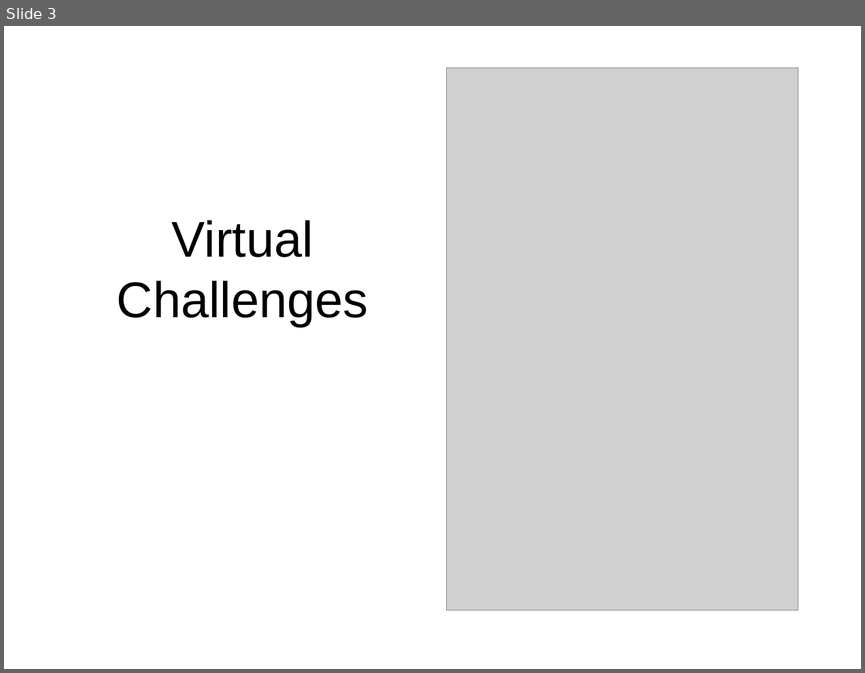
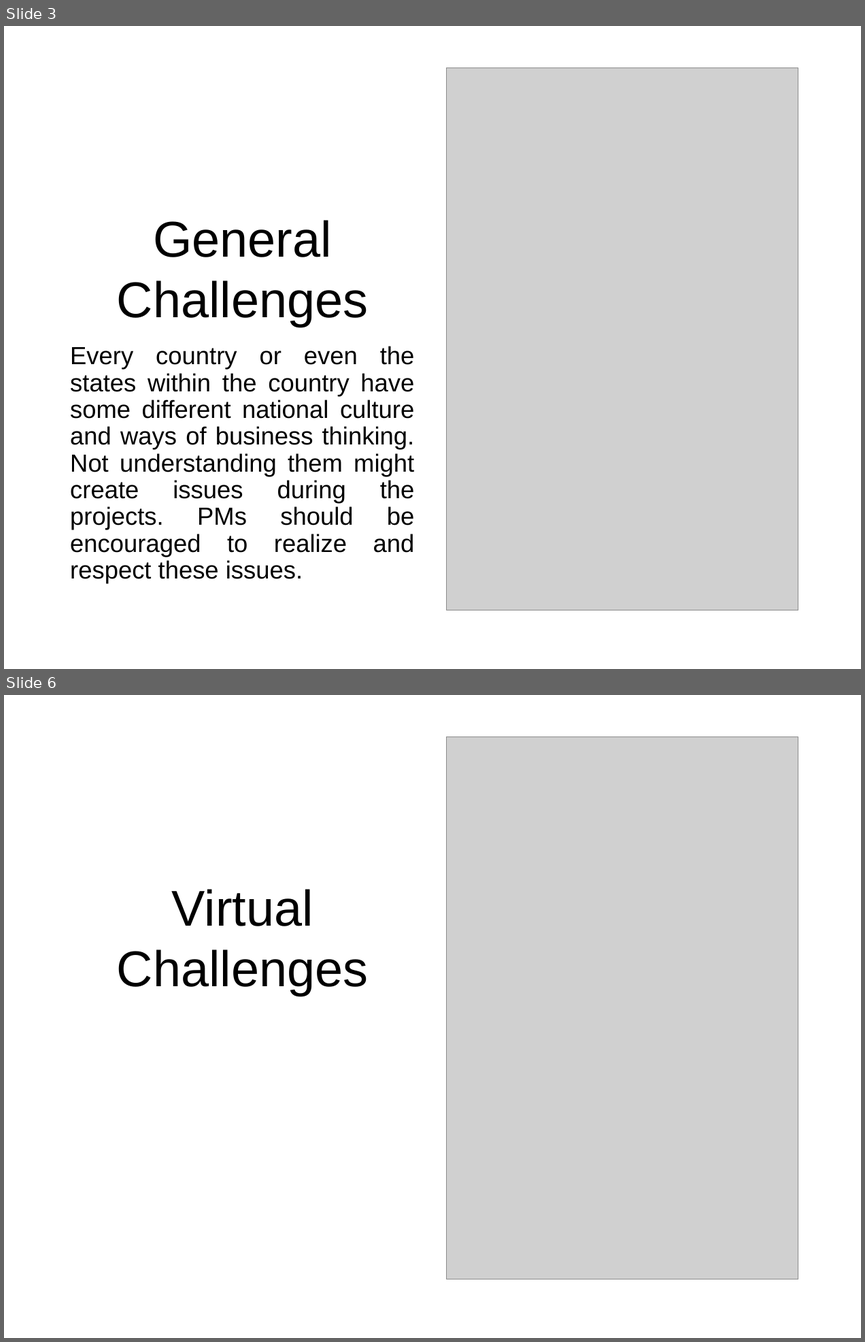
Before and after one commit to samiuljahan/IPM17, a slide deck: PPT.pptx. Shown one above the other, each under a label of ours: slide 3 before the commit, slides 3 and 6 after it; the slides between them are not shown. The pictures are 865x673 and 865x1342 pixels, drawn with LibreOffice and Linux fonts; fonts in the diff are those of the drawing; grey boxes stand for pictures. Boxes give left, top, right and bottom in pixels: in the first picture for what was removed or moved away, otherwise in the second. Text is boxed around its words. In the diff, an @@ line names an element or a change of style, - is before the commit and + after.

Commit message:
Updated the 'general challenges' section. Will be updated further

```diff
--- a/PPT.pptx
+++ b/PPT.pptx
@@ slide 3 added at bbox=[4, 26, 861, 669], background #FFFFFF @@
@@ picture added at bbox=[447, 67, 798, 610] @@
@@ title added at bbox=[117, 220, 368, 326], 60 pt, text #000000 @@
+General Challenges
@@ text added at bbox=[70, 346, 415, 584], 29.6 pt, text #000000 @@
+Every country or even the states within the country have some different national culture and ways of business thinking. Not understanding them might create issues during the projects. PMs should be encouraged to realize and respect these issues.
@@ what was slide 3 is now slide 6 @@
```
Also in this commit, not shown: 2 slides changed, 2 other slides added.
